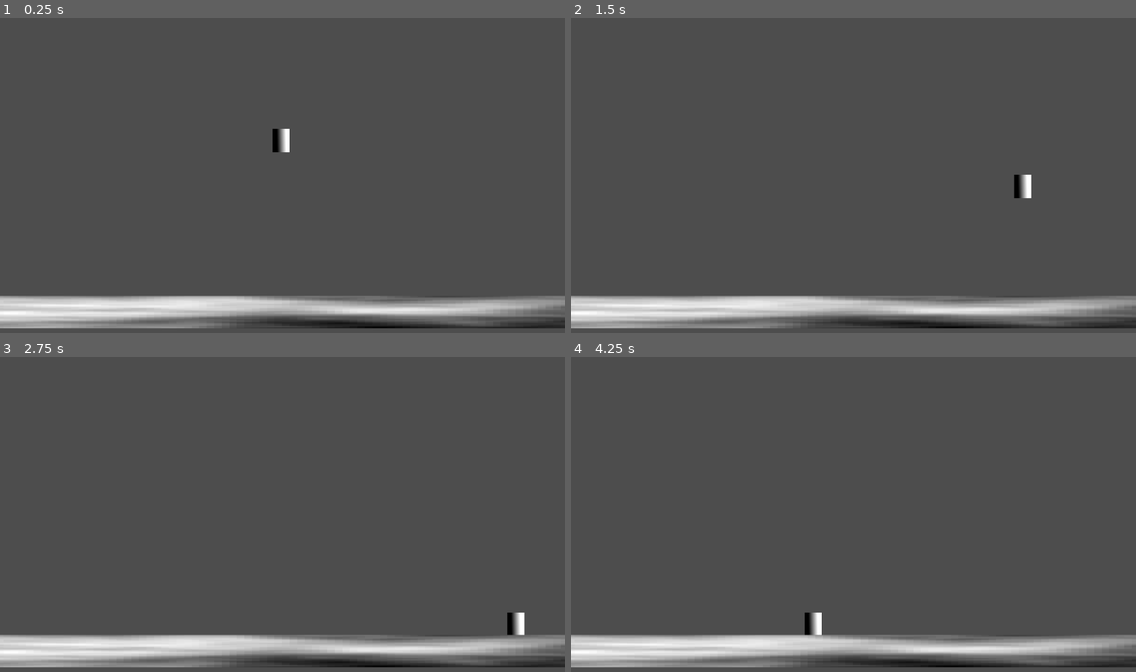
Above: before the commit, frames 1-4 (two rows, left to right).
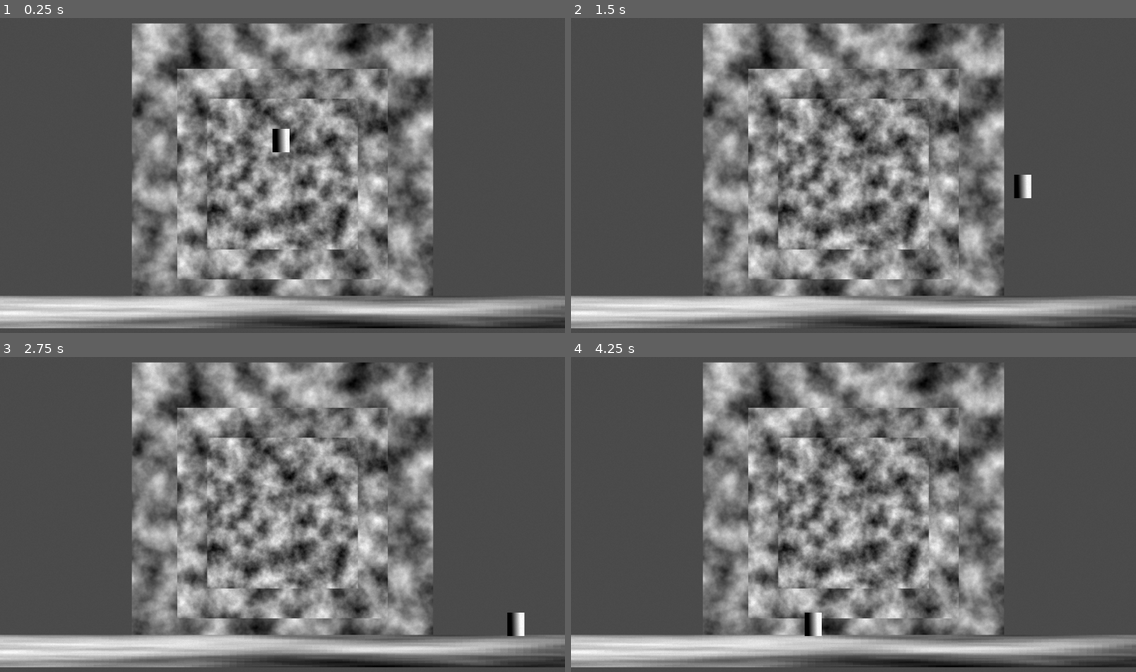
Above: after the commit, the same moments.

Repository: ManechLepage/PlatformerJam
Game: Godot game, scene res://Scenes/main.tscn
Same seed, same stepped clock (60 frames per second), same inputs: the game is played once before the commit and once after it.
Inputs:
- Up to frame 1 (0.25 s): no input
- Up to frame 2 (1.5 s): hold Right (Right) from 0.53 s (still down); tap X (Wash, bound only after the commit) at 0.6 s; tap W (Jump) at 0.77 s; tap Z (Meditate) at 1.35 s
- Up to frame 3 (2.75 s): tap W (Jump) at 1.52 s; tap X (Wash, bound only after the commit) at 1.55, 2.1 s; release Right (Right) at 2.03 s; hold Left (Left) from 2.03 s (still down)
- Up to frame 4 (4.25 s): keep holding Left (Left); tap X (Wash, bound only after the commit) at 2.85, 3.8 s; tap W (Jump) at 3.02, 3.77 s; tap Z (Meditate) at 3.6 s

The runs differ from the first frame. In frame 1, 34% of the frame differs, in the area x 23-77%, y 1-89%; in frame 2, 35%; in frame 3, 35%; in frame 4, 35%.

Commit message:
Vignette

Diff:
--- a/platformer-jam/Scenes/Player/player.tscn
+++ b/platformer-jam/Scenes/Player/player.tscn
@@ -8,6 +8,7 @@
 [ext_resource type="Script" uid="uid://cgphvdt543pfo" path="res://Scripts/Player/StateMachine/jump.gd" id="6_jlvik"]
 [ext_resource type="Script" uid="uid://c2ajxns6iujxi" path="res://Scripts/Player/StateMachine/meditate.gd" id="7_0u5uq"]
 [ext_resource type="Script" uid="uid://dl3j66yoqe0yg" path="res://Scripts/Player/StateMachine/meditate_running.gd" id="8_jlvik"]
+[ext_resource type="Script" uid="uid://d2y1dft21woiq" path="res://Scripts/Player/StateMachine/wash.gd" id="9_gk6dx"]
 
 [sub_resource type="Gradient" id="Gradient_dd0ac"]
 
@@ -21,7 +22,7 @@
 [sub_resource type="RectangleShape2D" id="RectangleShape2D_dd0ac"]
 size = Vector2(30, 40)
 
-[node name="Player" type="CharacterBody2D" unique_id=1898798850]
+[node name="Player" type="CharacterBody2D" unique_id=1898798850 groups=["Player"]]
 collision_layer = 3
 script = ExtResource("1_a3d8c")
 
@@ -42,12 +43,13 @@
 fall = NodePath("../Fall")
 meditate_running = NodePath("../MeditateRunning")
 
-[node name="Idle" type="Node" parent="StateMachine" unique_id=110485849 node_paths=PackedStringArray("jump", "run", "fall", "meditate_idle")]
+[node name="Idle" type="Node" parent="StateMachine" unique_id=110485849 node_paths=PackedStringArray("jump", "run", "fall", "meditate_idle", "wash")]
 script = ExtResource("4_dd0ac")
 jump = NodePath("../Jump")
 run = NodePath("../Running")
 fall = NodePath("../Fall")
 meditate_idle = NodePath("../MeditateIdle")
+wash = NodePath(".")
 
 [node name="Fall" type="Node" parent="StateMachine" unique_id=2110054641 node_paths=PackedStringArray("run", "idle")]
 script = ExtResource("5_0u5uq")
@@ -71,16 +73,21 @@
 
 [node name="MeditateIdle" type="Node" parent="StateMachine" unique_id=838991202 node_paths=PackedStringArray("idle", "fall", "meditate_running")]
 script = ExtResource("7_0u5uq")
-meditation_power = 0.02
+meditation_power = 2.0
 idle = NodePath("../Idle")
 fall = NodePath("../Fall")
 meditate_running = NodePath("../MeditateRunning")
 
 [node name="MeditateRunning" type="Node" parent="StateMachine" unique_id=651461945 node_paths=PackedStringArray("idle", "run", "fall", "meditate_idle", "jump")]
 script = ExtResource("8_jlvik")
-meditation_power = 0.02
+meditation_power = 0.04
 idle = NodePath("../Idle")
 run = NodePath("../Running")
 fall = NodePath("../Fall")
 meditate_idle = NodePath("../MeditateIdle")
 jump = NodePath("../Jump")
+
+[node name="Wash" type="Node" parent="StateMachine" unique_id=1045315900 node_paths=PackedStringArray("idle")]
+script = ExtResource("9_gk6dx")
+wash_power = 0.04
+idle = NodePath("../Idle")
--- a/platformer-jam/Scenes/Rooms/room.tscn
+++ b/platformer-jam/Scenes/Rooms/room.tscn
@@ -3,6 +3,25 @@
 [ext_resource type="Script" uid="uid://cdpq4m5itvhvc" path="res://Scripts/Room/room.gd" id="1_7fk0y"]
 [ext_resource type="Script" uid="uid://7j6kmuhpbc3h" path="res://Scripts/camera.gd" id="2_dyxu8"]
 [ext_resource type="PackedScene" uid="uid://d3064a5ui58k2" path="res://Scenes/Rooms/room_trigger.tscn" id="2_x7265"]
+[ext_resource type="Script" uid="uid://lyi0yeqjiv4d" path="res://Scripts/Room/parallax_background.gd" id="3_g3m34"]
+
+[sub_resource type="FastNoiseLite" id="FastNoiseLite_dyxu8"]
+seed = 2
+
+[sub_resource type="NoiseTexture2D" id="NoiseTexture2D_g4v7s"]
+noise = SubResource("FastNoiseLite_dyxu8")
+
+[sub_resource type="FastNoiseLite" id="FastNoiseLite_g3m34"]
+seed = 4
+
+[sub_resource type="NoiseTexture2D" id="NoiseTexture2D_c2haw"]
+noise = SubResource("FastNoiseLite_g3m34")
+
+[sub_resource type="FastNoiseLite" id="FastNoiseLite_622ha"]
+seed = 6
+
+[sub_resource type="NoiseTexture2D" id="NoiseTexture2D_qvido"]
+noise = SubResource("FastNoiseLite_622ha")
 
 [sub_resource type="RectangleShape2D" id="RectangleShape2D_dyxu8"]
 size = Vector2(22, 124)
@@ -24,6 +43,35 @@
 
 [node name="Camera2D" type="Camera2D" parent="Offset" unique_id=946351804 groups=["Camera"]]
 script = ExtResource("2_dyxu8")
+
+[node name="Background" type="Node2D" parent="Offset" unique_id=1300832449]
+script = ExtResource("3_g3m34")
+
+[node name="Parallax2D" type="Parallax2D" parent="Offset/Background" unique_id=739467125]
+scroll_scale = Vector2(0.15, 0.15)
+follow_viewport = false
+ignore_camera_scroll = true
+
+[node name="Sprite2D" type="Sprite2D" parent="Offset/Background/Parallax2D" unique_id=2114057531]
+texture = SubResource("NoiseTexture2D_g4v7s")
+
+[node name="Parallax2D2" type="Parallax2D" parent="Offset/Background" unique_id=1426022184]
+scroll_scale = Vector2(0.3, 0.3)
+follow_viewport = false
+ignore_camera_scroll = true
+
+[node name="Sprite2D" type="Sprite2D" parent="Offset/Background/Parallax2D2" unique_id=147492606]
+scale = Vector2(0.7, 0.7)
+texture = SubResource("NoiseTexture2D_c2haw")
+
+[node name="Parallax2D3" type="Parallax2D" parent="Offset/Background" unique_id=1988134974]
+scroll_scale = Vector2(0.6, 0.6)
+follow_viewport = false
+ignore_camera_scroll = true
+
+[node name="Sprite2D" type="Sprite2D" parent="Offset/Background/Parallax2D3" unique_id=1798159065]
+scale = Vector2(0.5, 0.5)
+texture = SubResource("NoiseTexture2D_qvido")
 
 [node name="RoomTriggers" type="Node2D" parent="Offset" unique_id=281844601]
 
--- a/platformer-jam/Scenes/main.tscn
+++ b/platformer-jam/Scenes/main.tscn
@@ -4,6 +4,16 @@
 [ext_resource type="PackedScene" uid="uid://jus0vffp4nem" path="res://Scenes/Player/player.tscn" id="1_jjgbg"]
 [ext_resource type="PackedScene" uid="uid://cjh22wy576j4w" path="res://Scenes/Rooms/Tower1/room1.tscn" id="2_8gbba"]
 [ext_resource type="PackedScene" uid="uid://qhvhw4i0ygvc" path="res://Scenes/Rooms/Tower1/room2.tscn" id="3_jjvhh"]
+[ext_resource type="Shader" uid="uid://c3ur6tmhoam4y" path="res://Scripts/Shaders/vignette2.gdshader" id="5_21xkr"]
+[ext_resource type="Script" uid="uid://c4jgluyjdtn64" path="res://Scripts/Shaders/vignette.gd" id="6_21xkr"]
+
+[sub_resource type="ShaderMaterial" id="ShaderMaterial_g4v7s"]
+shader = ExtResource("5_21xkr")
+shader_parameter/inner_radius = -0.05
+shader_parameter/outer_radius = 400.0
+shader_parameter/vignette_strength = 0.0
+shader_parameter/dither_strength = 0.05
+shader_parameter/vignette_color = Color(0, 0, 0, 1)
 
 [node name="Main" type="Node2D" unique_id=295821621]
 
@@ -16,4 +26,16 @@
 })
 
 [node name="Player" parent="." unique_id=838431178 instance=ExtResource("1_jjgbg")]
+z_index = 2
 position = Vector2(-2, -116)
+
+[node name="CanvasLayer" type="CanvasLayer" parent="." unique_id=1822106909]
+
+[node name="Vignette" type="ColorRect" parent="CanvasLayer" unique_id=609312635 groups=["Vignette"]]
+material = SubResource("ShaderMaterial_g4v7s")
+anchors_preset = 15
+anchor_right = 1.0
+anchor_bottom = 1.0
+grow_horizontal = 2
+grow_vertical = 2
+script = ExtResource("6_21xkr")
--- a/platformer-jam/Scripts/Globals/event_manager.gd
+++ b/platformer-jam/Scripts/Globals/event_manager.gd
@@ -6,8 +6,6 @@
 
 func set_lucidity(value):
 	Game.lucidity = value
-	lucidity_changed.emit(Game.lucidity)
 
 func change_lucidity(value):
 	Game.lucidity += value
-	lucidity_changed.emit(Game.lucidity)
--- a/platformer-jam/Scripts/Globals/game_manager.gd
+++ b/platformer-jam/Scripts/Globals/game_manager.gd
@@ -4,10 +4,16 @@
 @onready var audio_manager: AudioManager = $AudioManager
 @onready var event_manager: EventManager = $EventManager
 
-var lucidity: float = 0
+var lucidity: float = 0:
+	set(value):
+		lucidity = value
+		event_manager.lucidity_changed.emit(value)
+var max_lucidity: float = 80.0
+var camera: CameraManager
+var player: Player
 
 func _ready() -> void:
-	pass
+	player = get_tree().get_first_node_in_group("Player")
 	#lucid_test()
 
 func lucid_test():
@@ -16,10 +22,14 @@
 	lucid_test()
 
 func camera_shake(strength: float):
-	get_tree().get_first_node_in_group("Camera").set_shake(strength)
+	camera.set_shake(strength)
 
 func clear_shake():
-	get_tree().get_first_node_in_group("Camera").clear_shake()
+	camera.clear_shake()
 
-func meditate_camera_shake():
+func start_meditation_animation():
 	camera_shake(2.0)
+
+func _process(delta: float) -> void:
+	if lucidity > max_lucidity:
+		lucidity = lerpf(lucidity, max_lucidity, delta * 6)
--- a/platformer-jam/Scripts/Player/StateMachine/idle.gd
+++ b/platformer-jam/Scripts/Player/StateMachine/idle.gd
@@ -4,6 +4,7 @@
 @export var run: State
 @export var fall: State
 @export var meditate_idle: State
+@export var wash: State
 
 func enter():
 	super()
@@ -12,6 +13,8 @@
 func process_inputs(event):
 	if Input.is_action_just_pressed("Meditate"):
 		return meditate_idle
+	if Input.is_action_just_pressed("Wash"):
+		return wash
 	if Input.is_action_just_pressed("Jump") and parent.is_on_floor():
 		return jump
 	if Input.is_action_just_pressed("Left") or Input.is_action_just_pressed("Right"):
--- a/platformer-jam/Scripts/Player/StateMachine/meditate.gd
+++ b/platformer-jam/Scripts/Player/StateMachine/meditate.gd
@@ -8,11 +8,13 @@
 
 func enter():
 	super()
-	Game.meditate_camera_shake()
+	Game.start_meditation_animation()
+	parent.is_meditating = true
 	#parent.sprite.play("Idle")
 
 func exit():
 	super()
+	parent.is_meditating = false
 	Game.clear_shake()
 
 func process_inputs(event):
--- a/platformer-jam/Scripts/Player/StateMachine/meditate_running.gd
+++ b/platformer-jam/Scripts/Player/StateMachine/meditate_running.gd
@@ -10,12 +10,14 @@
 
 func enter():
 	super()
-	Game.meditate_camera_shake()
+	Game.start_meditation_animation()
+	parent.is_meditating = true
 	#parent.sprite.play("Meditation Run")
 
 func exit():
 	super()
 	Game.clear_shake()
+	parent.is_meditating = false
 
 func process_inputs(event):
 	if Input.is_action_just_released("Meditate"):
--- a/platformer-jam/Scripts/Player/StateMachine/running.gd
+++ b/platformer-jam/Scripts/Player/StateMachine/running.gd
@@ -4,12 +4,15 @@
 @export var idle: State
 @export var fall: State
 @export var meditate_running: State
+@export var wash: State
 
 func enter():
 	super()
 	#parent.sprite.play("Run")
 
 func process_inputs(event):
+	if Input.is_action_just_released("Wash"):
+		return wash
 	if Input.is_action_just_pressed("Meditate"):
 		return meditate_running
 	if Input.is_action_just_pressed("Jump") and parent.is_on_floor():
--- /dev/null
+++ b/platformer-jam/Scripts/Player/StateMachine/wash.gd
@@ -0,0 +1,19 @@
+extends State
+
+@export var wash_power = 0.02
+
+@export var idle: State
+
+func enter():
+	super()
+	#parent.sprite.play("Idle")
+
+func process_inputs(event):
+	if Input.is_action_just_released("Wash"):
+		return idle
+	return null
+
+func process_physics(delta):
+	Game.event_manager.change_lucidity(-wash_power)
+
+	return null
--- a/platformer-jam/Scripts/Player/player.gd
+++ b/platformer-jam/Scripts/Player/player.gd
@@ -5,6 +5,7 @@
 var sprite: AnimatedSprite2D
 var has_jumped: bool = false
 var speed: float = 0.0
+var is_meditating: bool = false
 
 @onready var state_machine: StateMachine = $StateMachine
 
--- /dev/null
+++ b/platformer-jam/Scripts/Room/parallax_background.gd
@@ -0,0 +1,10 @@
+extends Node2D
+
+var player: Player
+
+func _ready() -> void:
+	player = get_tree().get_first_node_in_group("Player")
+
+func _process(delta: float) -> void:
+	for layer: Parallax2D in get_children():
+		layer.screen_offset = (player.global_position - global_position) * Game.lucidity/100
--- /dev/null
+++ b/platformer-jam/Scripts/Shaders/vignette.gd
@@ -0,0 +1,15 @@
+extends ColorRect
+
+func _process(delta: float) -> void:
+	get_material().set_shader_parameter(
+		"vignette_strength",
+		lerpf(
+			get_material().get_shader_parameter("vignette_strength"),
+			lerpf(
+				0.0,
+				9.0,
+				float(Game.player.is_meditating) * (Game.lucidity * 0.009 + 0.1)
+				),
+			5.0 * delta
+			)
+	)
--- /dev/null
+++ b/platformer-jam/Scripts/Shaders/vignette.gdshader
@@ -0,0 +1,31 @@
+shader_type canvas_item;
+
+// Stronger defaults
+uniform float radius:    hint_range(0.0, 1.0) = 0.22;  // where darkening starts (smaller = more encroachment)
+uniform float softness:  hint_range(0.0, 1.0) = 0.38;  // feather width toward center
+uniform float intensity: hint_range(0.0, 3.0) = 2.00;  // overall darkness
+uniform float contrast:  hint_range(0.5, 4.0) = 2.20;  // >1.0 sharpens falloff
+uniform vec4 vignette_color: source_color = vec4(0.0, 0.0, 0.0, 1.0);
+
+void fragment() {
+    vec2 uv = SCREEN_UV;
+    vec2 centered = uv - vec2(0.5);
+
+    // Edge-driven shape (0 at center, 1 at edges):
+    // Chebyshev distance = pushes from ALL edges uniformly
+    float edge_box = max(abs(centered.x) * 2.0, abs(centered.y) * 2.0);
+
+    // Blend a little radial in to avoid a "boxy" look (optional)
+    float edge_radial = length(centered) * 2.0; // 0 center -> ~1 corners
+    float shape = mix(edge_box, edge_radial, 0.25);
+
+    // Darken from radius inward with feather = softness
+    float v = smoothstep(radius, radius + softness, shape);
+    v = pow(v, contrast);
+
+    vec4 overlay = vignette_color;
+    overlay.a = clamp(v * intensity, 0.0, 1.0);
+
+    // Output just the vignette color/alpha (use on a full-screen ColorRect)
+    COLOR = overlay;
+}
--- /dev/null
+++ b/platformer-jam/Scripts/Shaders/vignette2.gdshader
@@ -0,0 +1,17 @@
+shader_type canvas_item;
+
+uniform float inner_radius = 0.1;
+uniform float outer_radius = 1;
+uniform float vignette_strength = 1.0;
+uniform float dither_strength = 0.03;
+uniform vec4 vignette_color: source_color;
+
+
+void fragment() {
+	float dist = distance(UV, vec2(0.5));
+
+	float vignette = pow(smoothstep(inner_radius, outer_radius, dist), 0.2) * vignette_strength;
+	float dither = fract(sin(dot(UV, vec2(12.9898, 78.233))) * 43758.5453123 * TIME) * dither_strength;
+
+	COLOR = vec4(vignette_color.rgb, vignette + dither);
+}
--- a/platformer-jam/Scripts/camera.gd
+++ b/platformer-jam/Scripts/camera.gd
@@ -5,6 +5,9 @@
 var rng = RandomNumberGenerator.new()
 var shake_strength: float = 0.0
 var shake: float = 0.0
+
+func _ready() -> void:
+	Game.camera = self
 
 func set_shake(shake_value: float) -> void:
 	shake = shake_value
--- a/platformer-jam/project.godot
+++ b/platformer-jam/project.godot
@@ -42,6 +42,8 @@
 [global_group]
 
 Camera=""
+Player=""
+Vignette=""
 
 [input]
 
@@ -69,6 +71,11 @@
 "events": [Object(InputEventKey,"resource_local_to_scene":false,"resource_name":"","device":-1,"window_id":0,"alt_press …(192 unchanged characters)…
 ]
 }
+Wash={
+"deadzone": 0.2,
+"events": [Object(InputEventKey,"resource_local_to_scene":false,"resource_name":"","device":-1,"window_id":0,"alt_pressed":false,"shift_pressed":false,"ctrl_pressed":false,"meta_pressed":false,"pressed":false,"keycode":0,"physical_keycode":88,"key_label":0,"unicode":120,"location":0,"echo":false,"script":null)
+]
+}
 
 [physics]
 
Not shown, added: platformer-jam/Scripts/Player/StateMachine/wash.gd.uid
Not shown, added: platformer-jam/Scripts/Room/parallax_background.gd.uid
Not shown, added: platformer-jam/Scripts/Shaders/vignette.gd.uid
Not shown, added: platformer-jam/Scripts/Shaders/vignette.gdshader.uid
Not shown, added: platformer-jam/Scripts/Shaders/vignette2.gdshader.uid
